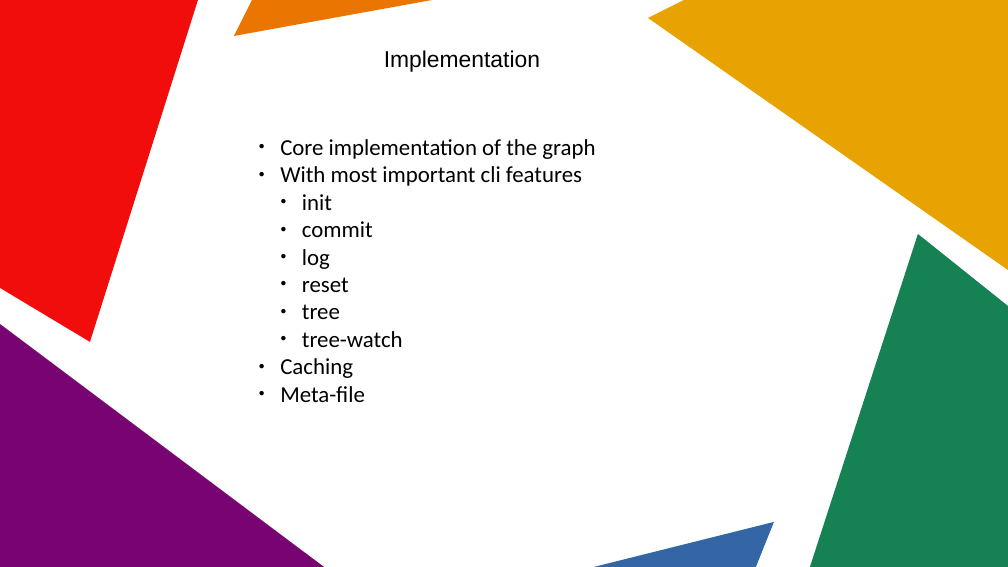
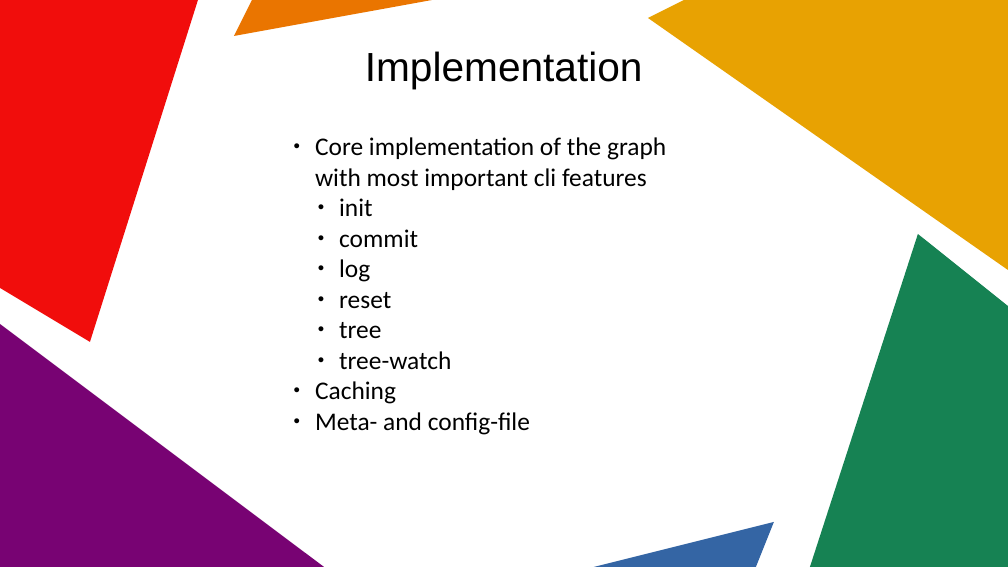
Before and after one commit to WhiteBlackGoose/tri, a slide deck: slide 4 of pres/Intermediate Presentation.odp. Drawn at 1008x567 pixels with LibreOffice and Linux fonts; fonts in the diff are those of the drawing. Boxes give left, top, right and bottom in pixels: in the first picture for what was removed or moved away, otherwise in the second. Text is boxed around its words. In the diff, an @@ line names an element or a change of style, - is before the commit and + after.

Commit message:
Updated presentation

```diff
--- a/pres/Intermediate Presentation.odp
+++ b/pres/Intermediate Presentation.odp
@@ text "Implementation": place and size @@
-text "Implementation" at [384, 50, 540, 72]
+text "Implementation" at [365, 51, 643, 88]
@@ text "Implementation" at [365, 51, 643, 88]: size 18 to 32 pt; alignment left to centre @@
@@ text "Core implementation of the graph ...": place and size @@
-text "Core implementation of the graph ..." at [280, 139, 595, 402]
+text "Core implementation of the graph ..." at [315, 137, 666, 435]
@@ text at [315, 137, 666, 190]: text changed; size 18 to 20 pt @@
-● Core implementation of the graph
-● With most important cli features
+● Core implementation of the graph
+  with most important cli features
@@ text at [315, 198, 451, 404]: size 18 to 20 pt in "init", "commit", "log", "reset" and 3 more places; list level 2 to 3 in "init"; list level 2 to 3 in "commit"; list level 2 to 3 in "log"; list level 2 to 3 in "reset"; list level 2 to 3 in "tree"; list level 2 to 3 in "tree-watch"; indent changed @@
@@ text at [315, 412, 530, 435]: text changed; size 18 to 20 pt @@
-● Meta-file
+● Meta- and config-file
```
Also in this commit, not shown: 3 other slides changed, 1 slide added, 1 slide removed.
